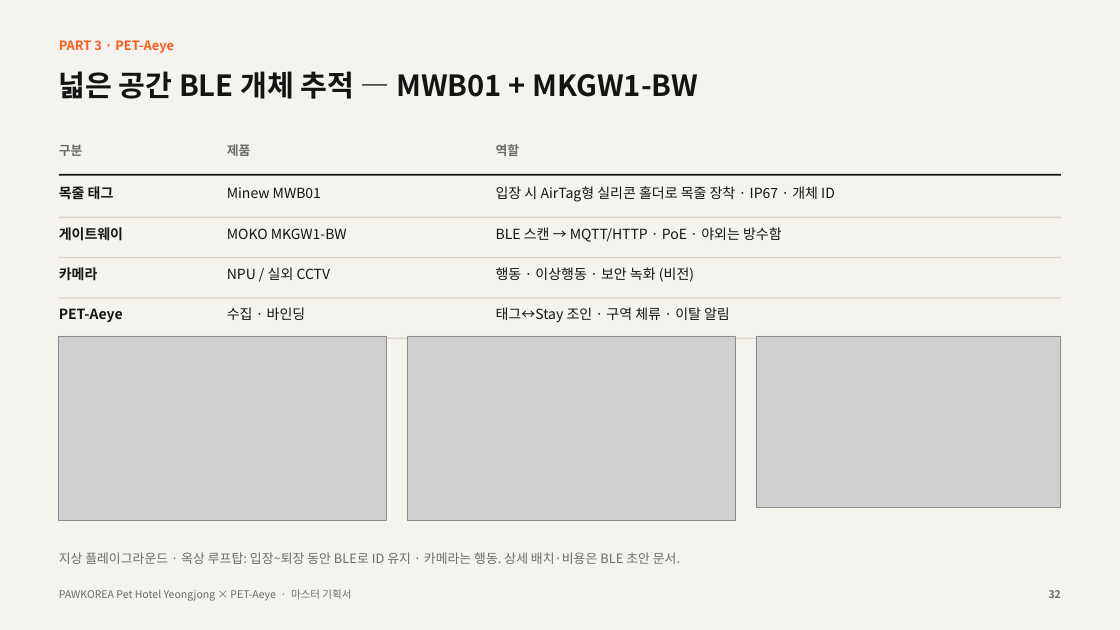
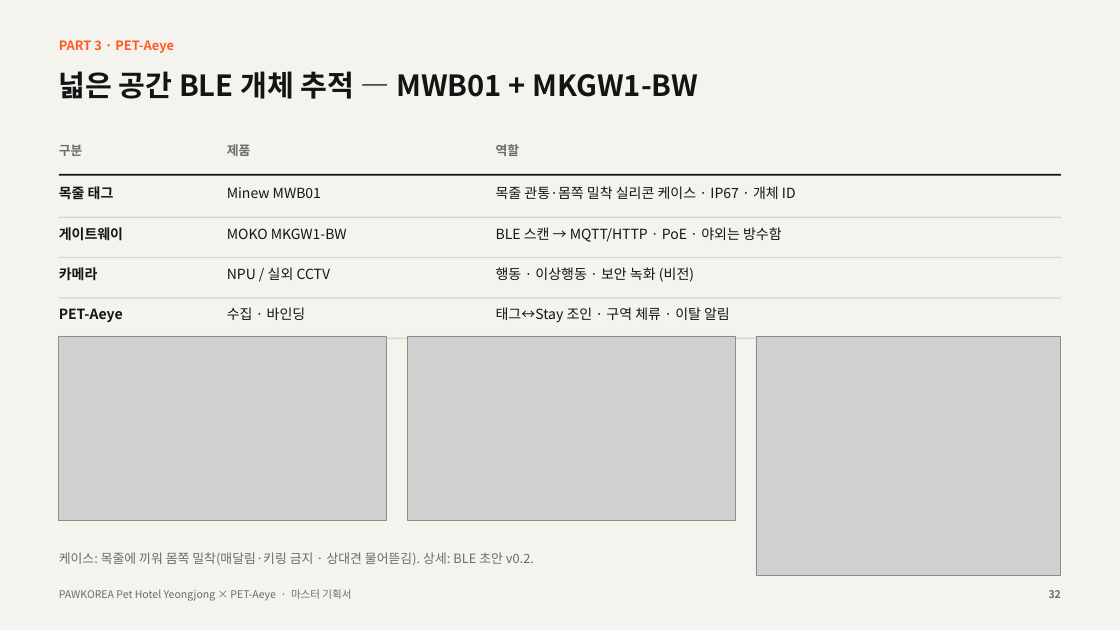
Before and after one commit to kurtkorea/pet-teamjang, a slide deck: slide 32 of doc/PLAN_PAWKOREA_pet_hotel_PET-Aeye_master_v1.3.1.pptx. Drawn at 1120x630 pixels with LibreOffice and Linux fonts; fonts in the diff are those of the drawing; grey boxes stand for pictures. Boxes give left, top, right and bottom in pixels: in the first picture for what was removed or moved away, otherwise in the second. Text is boxed around its words. In the diff, an @@ line names an element or a change of style, - is before the commit and + after.

```diff
--- a/doc/PLAN_PAWKOREA_pet_hotel_PET-Aeye_master_v1.3.1.pptx
+++ b/doc/PLAN_PAWKOREA_pet_hotel_PET-Aeye_master_v1.3.1.pptx
@@ text at (496,186,796,199): text changed @@
-입장 시 AirTag형 실리콘 홀더로 목줄 장착 · IP67 · 개체 ID
+목줄 관통·몸쪽 밀착 실리콘 케이스 · IP67 · 개체 ID
@@ picture: place and size @@
-picture at (756,336,1061,507)
+picture at (756,336,1061,576)
@@ text at (59,552,534,565): text changed @@
-지상 플레이그라운드 · 옥상 루프탑: 입장~퇴장 동안 BLE로 ID 유지 · 카메라는 행동. 상세 배치·비용은 BLE 초안 문서.
+케이스: 목줄에 끼워 몸쪽 밀착(매달림·키링 금지 · 상대견 물어뜯김). 상세: BLE 초안 v0.2.
```
Also in this commit, not shown: 9 other files.
